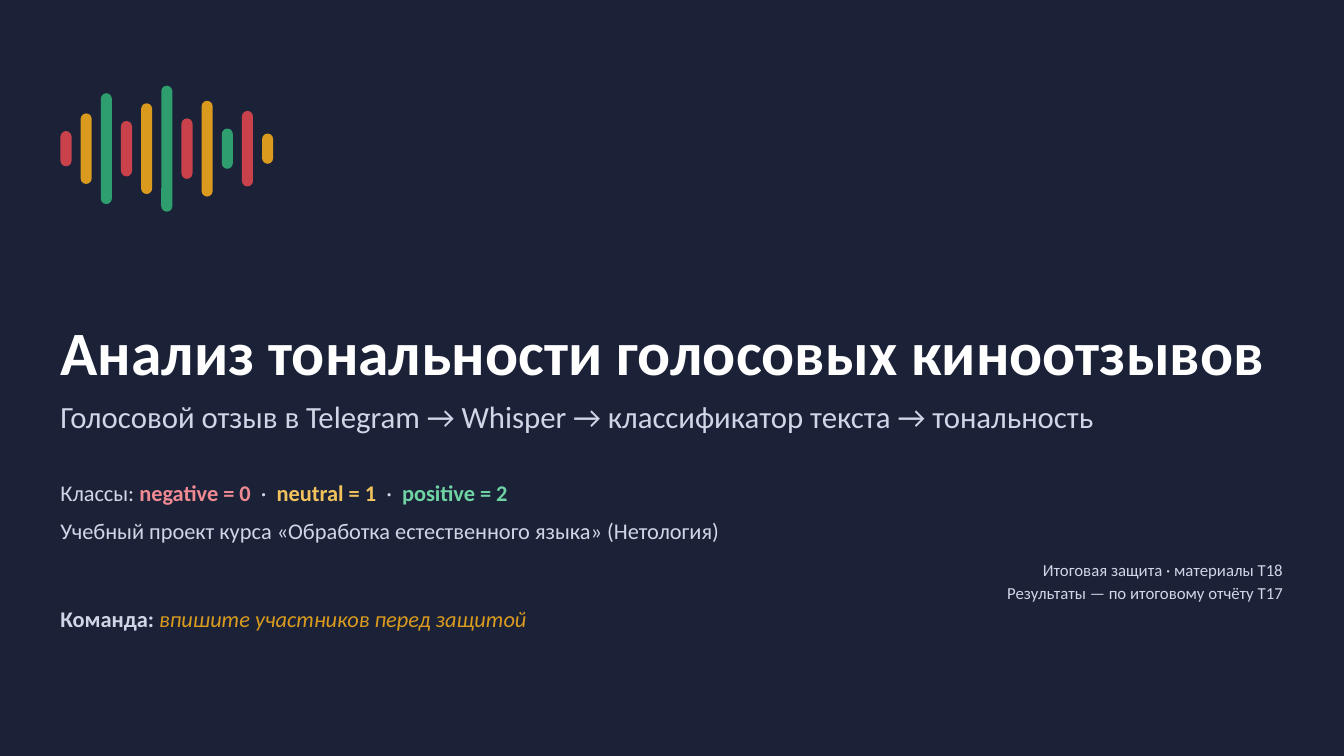
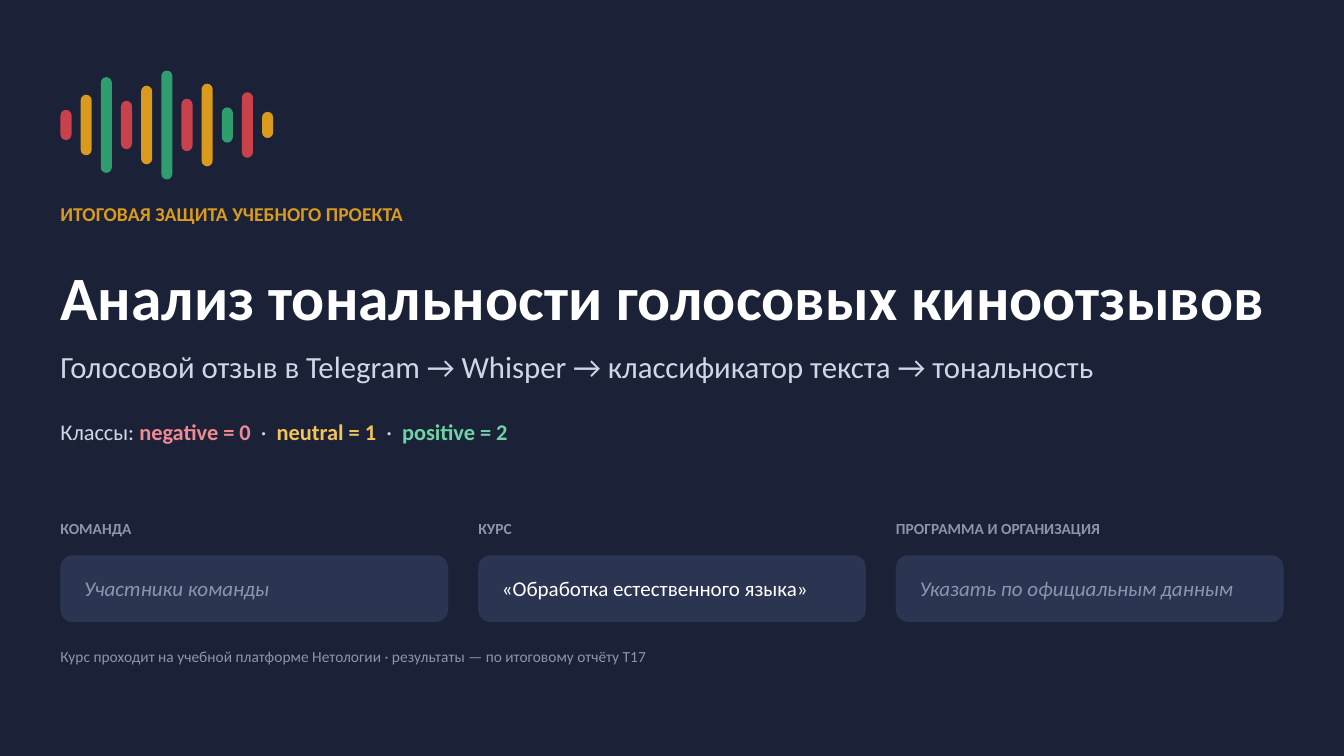
Before and after one commit to ksdergach/ru-review-sentiment-bot, a slide deck: slide 1 of docs/defense/T18_presentation.pptx. Drawn at 1344x756 pixels with LibreOffice and Linux fonts; fonts in the diff are those of the drawing. Boxes give left, top, right and bottom in pixels: in the first picture for what was removed or moved away, otherwise in the second. Text is boxed around its words. In the diff, an @@ line names an element or a change of style, - is before the commit and + after.

```diff
--- a/docs/defense/T18_presentation.pptx
+++ b/docs/defense/T18_presentation.pptx
@@ rounded rectangle: place and size @@
-rounded rectangle at bbox=[101, 94, 112, 205]
+rounded rectangle at bbox=[101, 78, 112, 173]
@@ rounded rectangle: place and size @@
-rounded rectangle at bbox=[141, 103, 152, 194]
+rounded rectangle at bbox=[141, 86, 152, 164]
@@ rounded rectangle: place and size @@
-rounded rectangle at bbox=[161, 86, 172, 212]
+rounded rectangle at bbox=[161, 71, 172, 179]
@@ rounded rectangle: place and size @@
-rounded rectangle at bbox=[202, 101, 213, 197]
+rounded rectangle at bbox=[202, 84, 213, 166]
@@ rounded rectangle: place and size @@
-rounded rectangle at bbox=[60, 131, 72, 166]
+rounded rectangle at bbox=[60, 110, 72, 140]
@@ rounded rectangle: place and size @@
-rounded rectangle at bbox=[81, 113, 92, 184]
+rounded rectangle at bbox=[81, 95, 92, 155]
@@ rounded rectangle: place and size @@
-rounded rectangle at bbox=[121, 121, 132, 176]
+rounded rectangle at bbox=[121, 101, 132, 149]
@@ rounded rectangle: place and size @@
-rounded rectangle at bbox=[181, 119, 193, 179]
+rounded rectangle at bbox=[181, 99, 193, 151]
@@ rounded rectangle: place and size @@
-rounded rectangle at bbox=[222, 128, 233, 168]
+rounded rectangle at bbox=[222, 107, 233, 142]
@@ rounded rectangle: place and size @@
-rounded rectangle at bbox=[242, 111, 253, 187]
+rounded rectangle at bbox=[242, 93, 253, 158]
@@ rounded rectangle: place and size @@
-rounded rectangle at bbox=[262, 133, 273, 163]
+rounded rectangle at bbox=[262, 112, 273, 138]
@@ text added at bbox=[60, 208, 403, 224], 14 pt, text #D99A1E, bold @@
+ИТОГОВАЯ ЗАЩИТА УЧЕБНОГО ПРОЕКТА
@@ title "Анализ тональности голосовых киноотзывов": place and size @@
-title "Анализ тональности голосовых киноотзывов" at bbox=[60, 335, 1263, 376]
+title "Анализ тональности голосовых киноотзывов" at bbox=[60, 280, 1263, 321]
@@ text "Голосовой отзыв в Telegram → ...": place and size @@
-text "Голосовой отзыв в Telegram → ..." at bbox=[60, 406, 1093, 434]
+text "Голосовой отзыв в Telegram → ..." at bbox=[60, 356, 1093, 384]
@@ text "Классы: negative = 0 · ...": place and size @@
-text "Классы: negative = 0 · ..." at bbox=[60, 485, 719, 543]
+text "Классы: negative = 0 · ..." at bbox=[60, 424, 507, 444]
@@ text "Классы: negative = 0 · ..." at bbox=[60, 424, 507, 444]: less space between paragraphs @@
@@ text at bbox=[60, 523, 719, 543]: paragraph removed @@
-Учебный проект курса «Обработка естественного языка» (Нетология)
@@ text added at bbox=[60, 524, 131, 537], 11 pt, text #8C95AD, bold @@
+КОМАНДА
@@ text added at bbox=[478, 524, 511, 534], 11 pt, text #8C95AD, bold @@
+КУРС
@@ text added at bbox=[896, 524, 1100, 537], 11 pt, text #8C95AD, bold @@
+ПРОГРАММА И ОРГАНИЗАЦИЯ
@@ rounded rectangle added at bbox=[60, 556, 448, 622], fill #2B3552, 15 pt, text #8C95AD, italic @@
+Участники команды
@@ rounded rectangle added at bbox=[478, 556, 865, 622], fill #2B3552, 15 pt, text #FFFFFF @@
+«Обработка естественного языка»
@@ rounded rectangle added at bbox=[896, 556, 1284, 622], fill #2B3552, 15 pt, text #8C95AD, italic @@
+Указать по официальным данным
@@ text removed at bbox=[1007, 564, 1283, 602] @@
-Итоговая защита · материалы T18
-Результаты — по итоговому отчёту T17
@@ text removed at bbox=[60, 612, 527, 631] @@
-Команда: впишите участников перед защитой
@@ text added at bbox=[60, 651, 646, 665], 11 pt, text #8C95AD @@
+Курс проходит на учебной платформе Нетологии · результаты — по итоговому отчёту T17
```
Also in this commit, not shown: 5 other slides changed, 4 other files.
